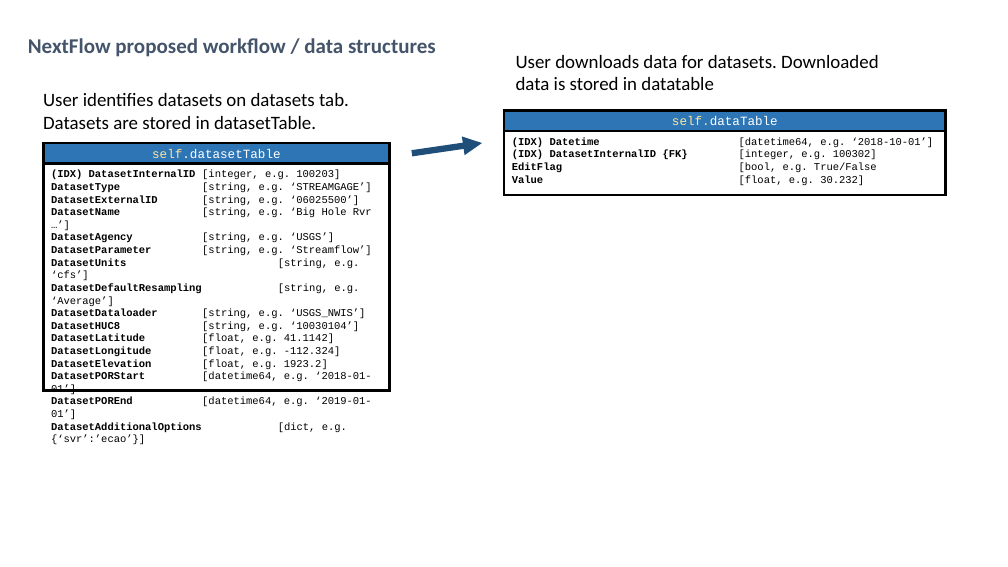
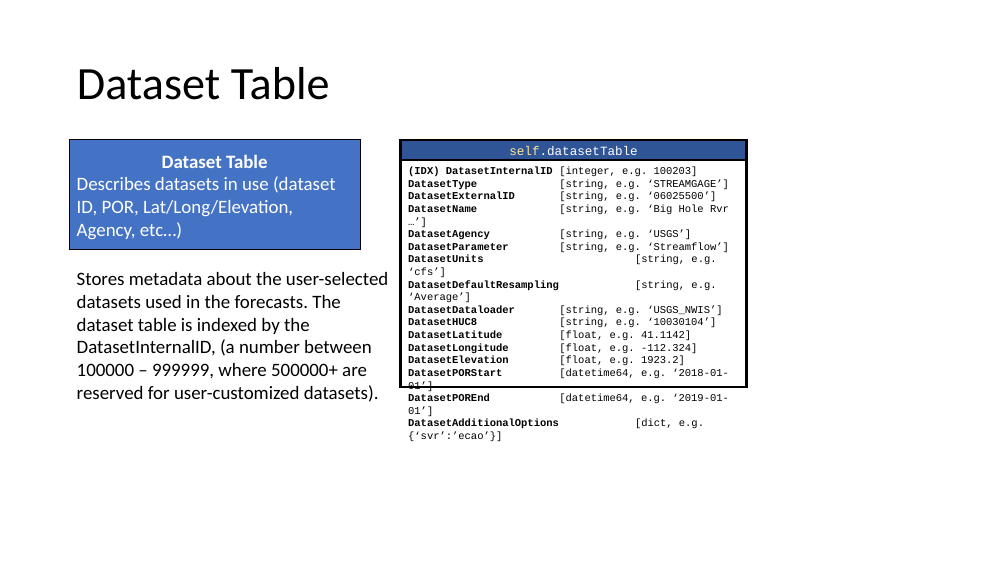
Before and after one commit to kevinfol/NextFlow_development, a slide deck: slide 3 of documentation/DataStructureVisualization.pptx (slide 2 before the commit). Drawn at 1008x567 pixels with LibreOffice and Linux fonts; fonts in the diff are those of the drawing. Boxes give left, top, right and bottom in pixels: in the first picture for what was removed or moved away, otherwise in the second. Text is boxed around its words. In the diff, an @@ line names an element or a change of style, - is before the commit and + after.

```diff
--- a/documentation/DataStructureVisualization.pptx
+++ b/documentation/DataStructureVisualization.pptx
@@ text removed at [28, 38, 436, 57] @@
-NextFlow proposed workflow / data structures
@@ text removed at [516, 55, 878, 90] @@
-User downloads data for datasets. Downloaded data is stored in datatable
@@ title added at [77, 67, 330, 100], 44 pt, text #000000 @@
+Dataset Table
@@ text removed at [43, 93, 349, 129] @@
-User identifies datasets on datasets tab. Datasets are stored in datasetTable.
@@ rectangle removed at [504, 110, 946, 131] @@
-self.dataTable
@@ rectangle added at [70, 140, 361, 250], fill #4472C4, outline #000000 1 pt, 18 pt, text #FFFFFF @@
+Dataset Table
+Describes datasets in use (dataset ID, POR, Lat/Long/Elevation, Agency, etc…)
@@ rectangle "self.datasetTable": place and size @@
-rectangle "self.datasetTable" at [44, 143, 390, 163]
+rectangle "self.datasetTable" at [401, 140, 747, 160]
@@ rectangle "self.datasetTable" at [401, 140, 747, 160]: fill #2E75B6 to #2F5597 @@
@@ arrow removed from (412, 154) to (482, 143) @@
@@ rectangle removed at [504, 131, 946, 195] @@
-(IDX) Datetime [datetime64, e.g. ‘2018-10-01’]
-(IDX) DatasetInternalID {FK} [integer, e.g. 100302]
-EditFlag [bool, e.g. True/False
-Value [float, e.g. 30.232]
@@ rectangle "(IDX) DatasetInternalID [integer, e.g. 100203]": place and size @@
-rectangle "(IDX) DatasetInternalID [integer, e.g. 100203]" at [44, 163, 390, 390]
+rectangle "(IDX) DatasetInternalID [integer, e.g. 100203]" at [401, 160, 747, 387]
@@ text added at [77, 272, 388, 402], 18 pt, text #000000 @@
+Stores metadata about the user-selected datasets used in the forecasts. The dataset table is indexed by the DatasetInternalID, (a number between 100000 – 999999, where 500000+ are reserved for user-customized datasets).
```
Also in this commit, not shown: 3 other slides changed, 8 slides added, 2 slides removed, 18 other files.
